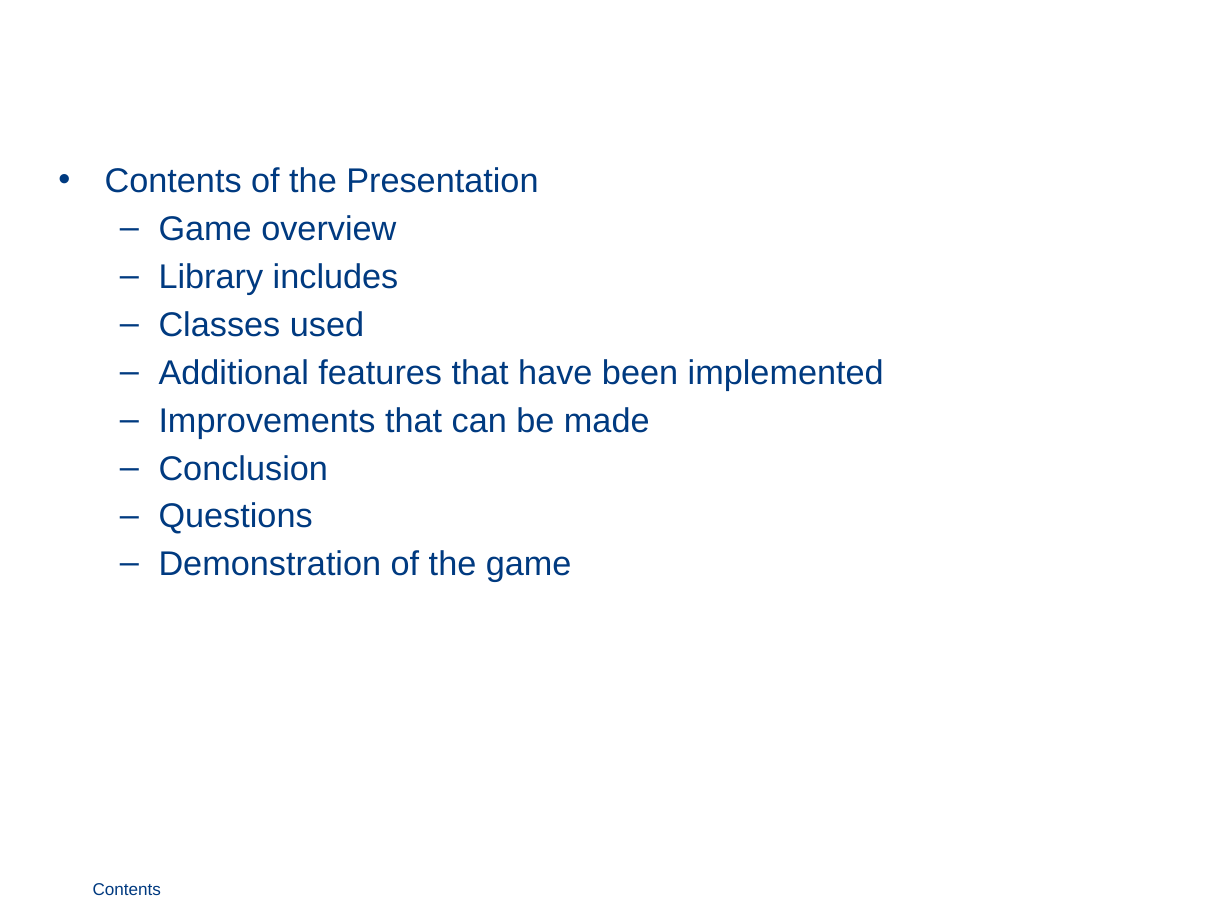
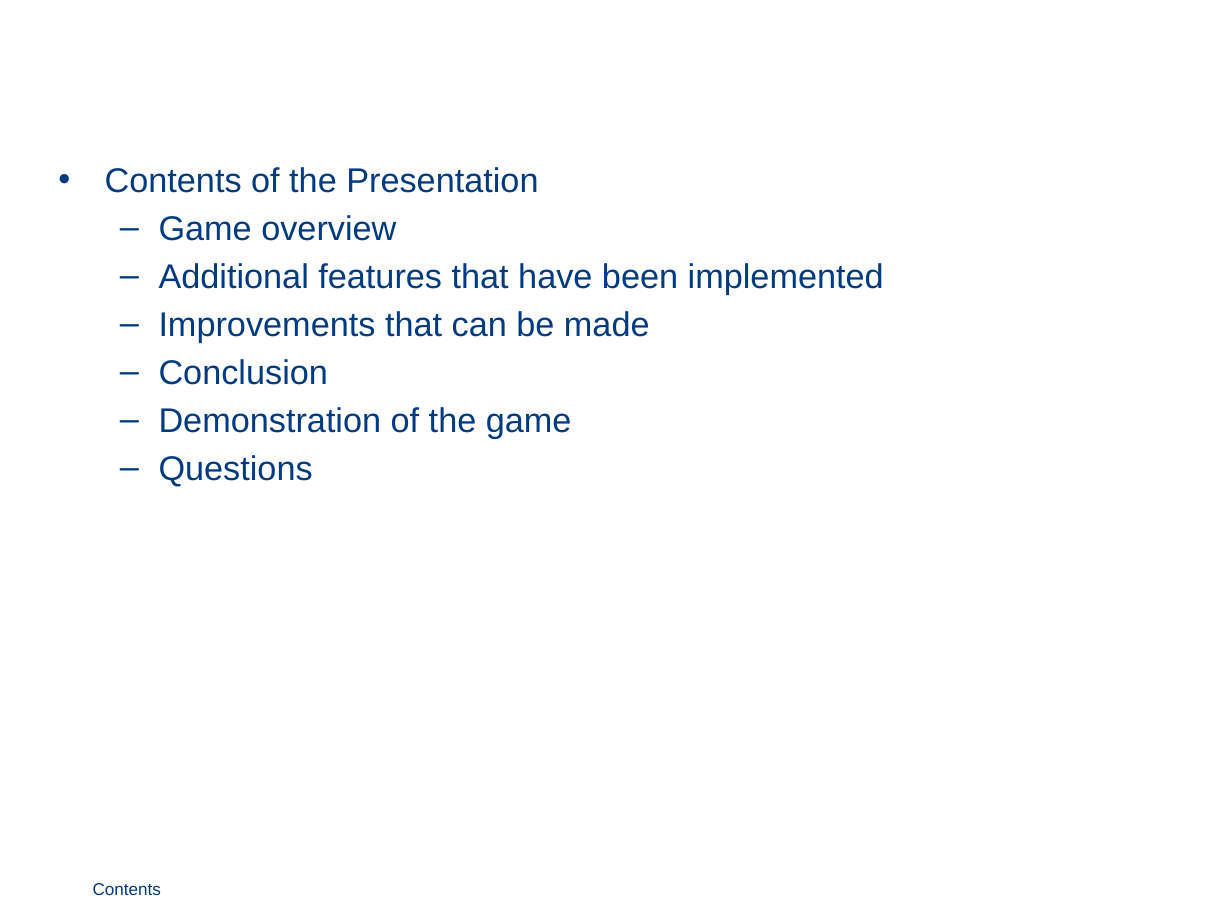
Before and after one commit to martijnvandijke/Computation-2, a slide deck: slide 3 of Presentation/Tower Defense.pptx. Drawn at 1232x924 pixels with LibreOffice and Linux fonts; fonts in the diff are those of the drawing; background and template pictures are left out. Boxes give left, top, right and bottom in pixels: in the first picture for what was removed or moved away, otherwise in the second. Text is boxed around its words. In the diff, an @@ line names an element or a change of style, - is before the commit and + after.

```diff
--- a/Presentation/Tower Defense.pptx
+++ b/Presentation/Tower Defense.pptx
@@ text at bbox=[159, 263, 399, 337]: paragraphs removed @@
-  – Library includes
-  – Classes used
@@ text at bbox=[159, 407, 572, 438]: paragraph added @@
+  – Demonstration of the game
@@ text at bbox=[159, 550, 572, 582]: paragraph removed @@
-  – Demonstration of the game
```
Also in this commit, not shown: 7 other slides changed, 36 other files.
